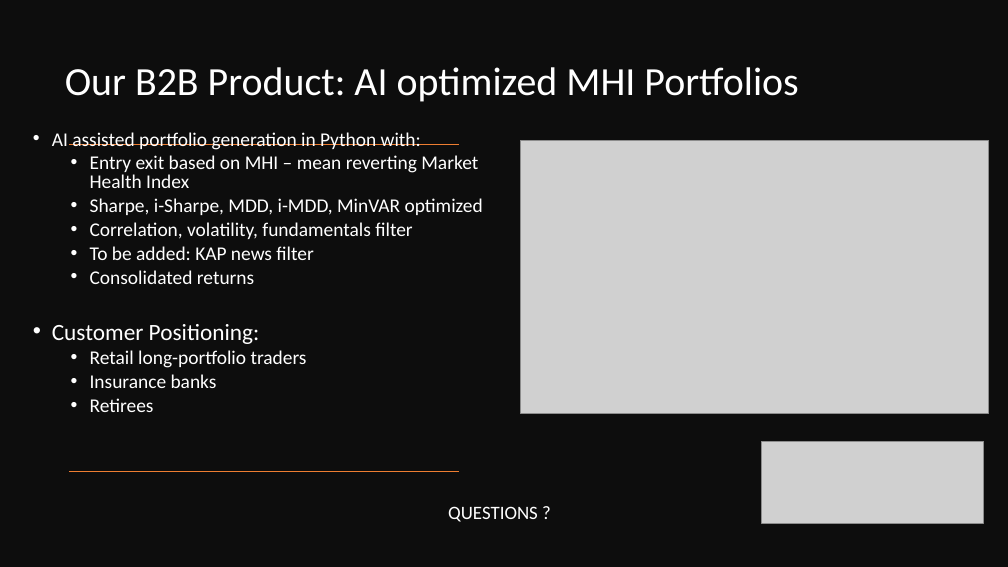
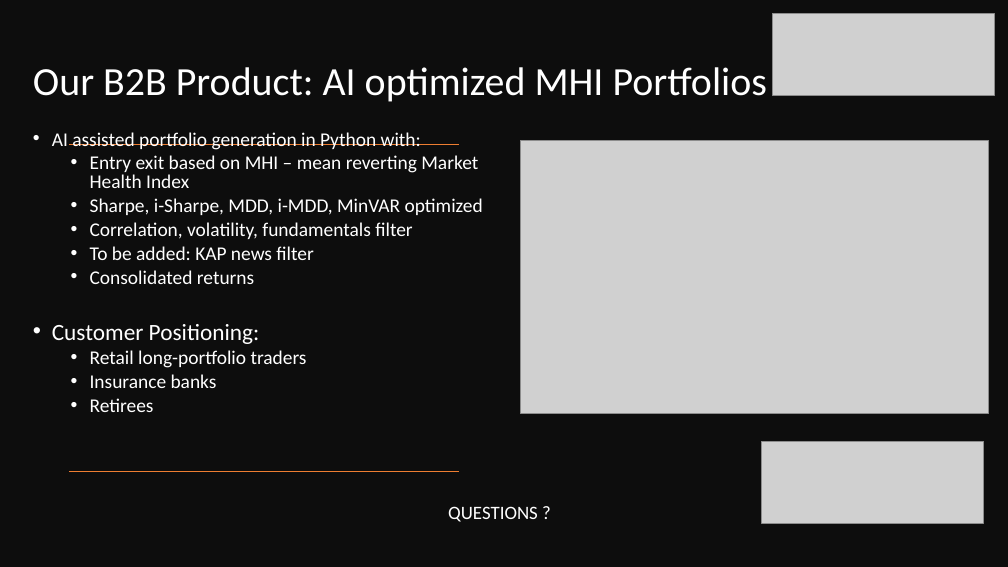
Before and after one commit to MarkovMarkowitz/MarkovMarkowitz, a slide deck: slide 17 of INVESTOR PRESENTATIONS/Investor Presentation v3_KEREM.pptx (slide 15 before the commit). Drawn at 1008x567 pixels with LibreOffice and Linux fonts; fonts in the diff are those of the drawing; grey boxes stand for pictures. Boxes give left, top, right and bottom in pixels: in the first picture for what was removed or moved away, otherwise in the second. Text is boxed around its words. In the diff, an @@ line names an element or a change of style, - is before the commit and + after.

```diff
--- a/INVESTOR PRESENTATIONS/Investor Presentation v3_KEREM.pptx
+++ b/INVESTOR PRESENTATIONS/Investor Presentation v3_KEREM.pptx
@@ title "Our B2B Product: AI optimized ...": place and size @@
-title "Our B2B Product: AI optimized ..." at box(65, 67, 798, 102)
+title "Our B2B Product: AI optimized ..." at box(33, 67, 767, 102)
@@ picture added at box(773, 14, 995, 95) @@
```
Also in this commit, not shown: 2 other slides changed, 3 slides added, 7 other files.
